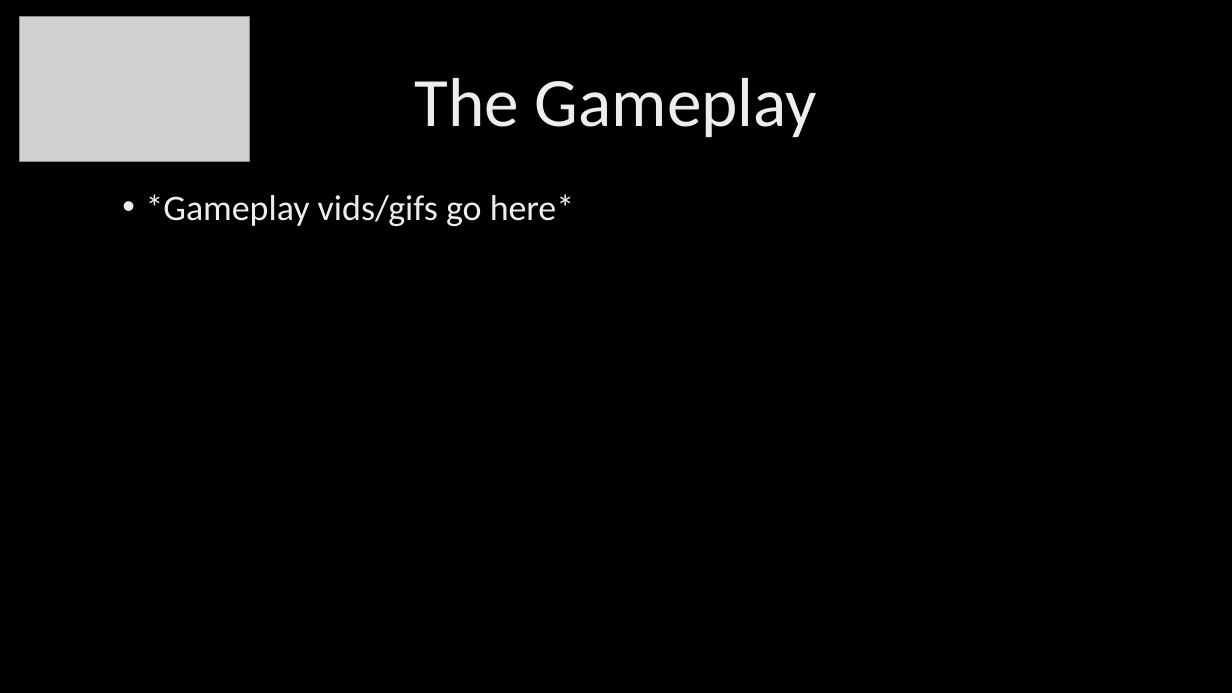
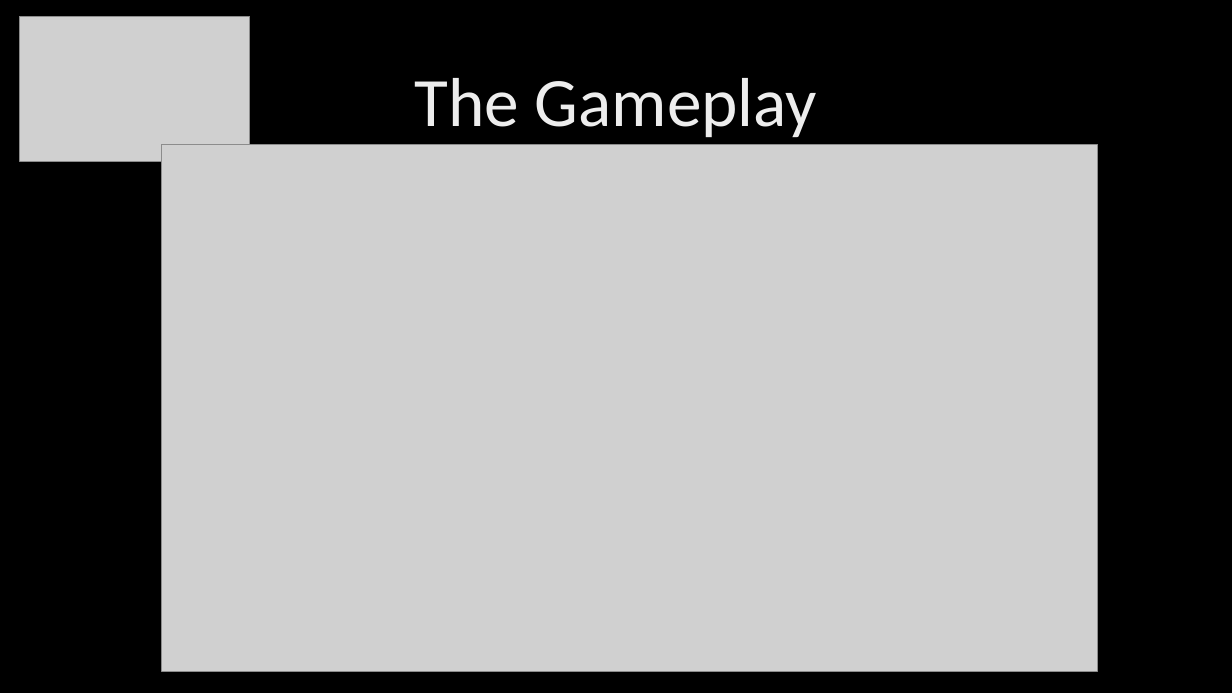
Before and after one commit to UoSGroupProjects1718/level-6-stuck-in-a-lift-studios-1, a slide deck: slide 7 of Group/Presentations/Pitch #2 (New).pptx. Drawn at 1232x693 pixels with LibreOffice and Linux fonts; fonts in the diff are those of the drawing; grey boxes stand for pictures; background and template pictures are left out. Boxes give left, top, right and bottom in pixels: in the first picture for what was removed or moved away, otherwise in the second. Text is boxed around its words. In the diff, an @@ line names an element or a change of style, - is before the commit and + after.

Commit message:
Added Video Into Presentation

```diff
--- a/Group/Presentations/Pitch #2 (New).pptx
+++ b/Group/Presentations/Pitch #2 (New).pptx
@@ picture added at <box>162,145,1098,672</box> @@
@@ text removed at <box>146,194,574,226</box> @@
-• *Gameplay vids/gifs go here*
```
